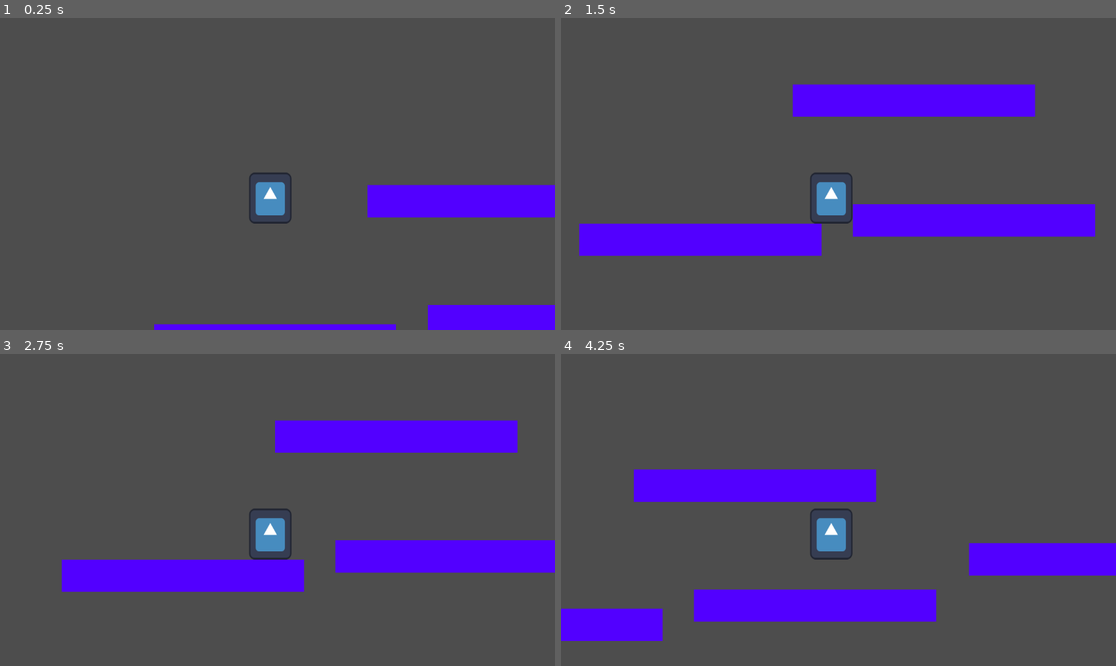
Above: before the commit, frames 1-4 (two rows, left to right).
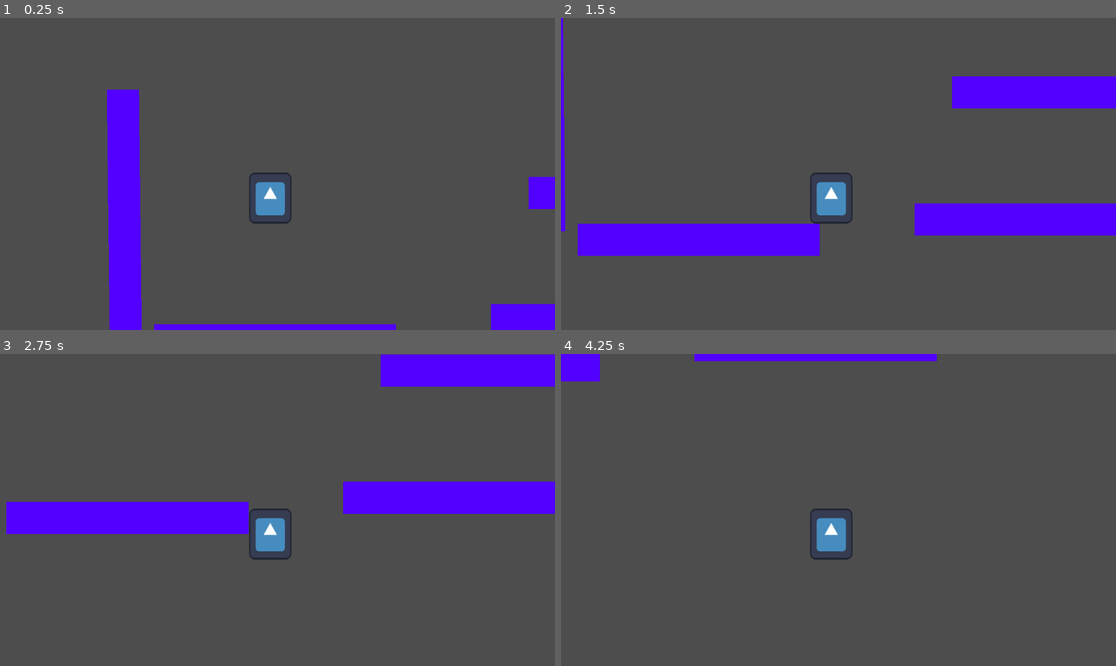
Above: after the commit, the same moments.

Repository: Ray46501/2D-Platformer-Game
Game: Godot game, scene res://scenes/world.tscn
Two runs of this game, one before a commit and one after it. Both use one fixed random seed, a clock stepped at 60 frames per second and the inputs below. The engine's default icon, where the game draws it, is replaced by a stand-in: a white triangle on a blue panel in a dark square.
Inputs:
- Up to frame 1 (0.25 s): no input
- Up to frame 2 (1.5 s): hold D (move_right) from 0.53 s (still down); tap S (smash) at 0.6, 1.35 s; tap Space (jump) at 0.77 s
- Up to frame 3 (2.75 s): tap Space (jump) at 1.52 s; release D (move_right) at 2.03 s; hold A (move_left) from 2.03 s (still down); tap S (smash) at 2.1 s
- Up to frame 4 (4.25 s): release A (move_left) at 2.78 s; hold D (move_right) from 2.78 s (still down); tap S (smash) at 2.85, 3.6 s; tap Space (jump) at 3.02, 3.77 s

The runs differ from the first frame. In frame 1, 8.8% of the frame differs, in the area x 19-100%, y 22-100%; in frame 2, 7.6%; in frame 3, 25%, in the area x 1-100%, y 0-77%; in frame 4, 16%.

Commit message:
Added Wallslide
Added Wallslide for Player

Diff:
--- a/scenes/world.tscn
+++ b/scenes/world.tscn
@@ -26,7 +26,7 @@
 shape = SubResource("RectangleShape2D_j4w5s")
 
 [node name="Platform2" type="StaticBody2D" parent="."]
-position = Vector2(1148, 542)
+position = Vector2(1279, 540)
 scale = Vector2(0.502955, 0.666588)
 
 [node name="MeshInstance2D" type="MeshInstance2D" parent="Platform2"]
@@ -38,7 +38,7 @@
 shape = SubResource("RectangleShape2D_j4w5s")
 
 [node name="Platform3" type="StaticBody2D" parent="."]
-position = Vector2(1719, 446)
+position = Vector2(2030, 479)
 scale = Vector2(0.502955, 0.666588)
 
 [node name="MeshInstance2D" type="MeshInstance2D" parent="Platform3"]
@@ -50,7 +50,7 @@
 shape = SubResource("RectangleShape2D_j4w5s")
 
 [node name="Platform4" type="StaticBody2D" parent="."]
-position = Vector2(1023, 293)
+position = Vector2(1357, 276)
 scale = Vector2(0.502955, 0.666588)
 
 [node name="MeshInstance2D" type="MeshInstance2D" parent="Platform4"]
@@ -60,3 +60,16 @@
 [node name="CollisionShape2D" type="CollisionShape2D" parent="Platform4"]
 position = Vector2(0, 0.5)
 shape = SubResource("RectangleShape2D_j4w5s")
+
+[node name="Platform5" type="StaticBody2D" parent="."]
+position = Vector2(267, 313)
+rotation = -1.58259
+scale = Vector2(0.502955, 0.666588)
+
+[node name="MeshInstance2D" type="MeshInstance2D" parent="Platform5"]
+modulate = Color(0.321569, 0, 1, 1)
+mesh = SubResource("QuadMesh_de3si")
+
+[node name="CollisionShape2D" type="CollisionShape2D" parent="Platform5"]
+position = Vector2(0, 0.5)
+shape = SubResource("RectangleShape2D_j4w5s")
--- a/scripts/player.gd
+++ b/scripts/player.gd
@@ -6,9 +6,11 @@
 @export var JUMP_VELOCITY = -400.0
 var gravity = ProjectSettings.get_setting("physics/2d/default_gravity")
 
-# Limiting Player Jumps
+# Limiting Player Jumps and Introducing Wall Slide/Stick
 var current_jumps = 0
 var max_jumps = 2
+const wall_slide_acceleration = 10
+const max_wall_slide_speed = 120
 
 func _physics_process(delta):
 	# Adds Gravity.
@@ -17,16 +19,22 @@
 		if velocity.y > 1000:
 			velocity.y = 1000
 
-	# Handles Player Movement
-	if is_on_floor():
+	# Handles Wall SLide and Double Jump
+	if is_on_floor() || is_on_wall():
 		current_jumps = 0
 
+	if is_on_wall() && (Input.is_action_just_pressed("move_right") || Input.is_action_just_pressed("move_left")):
+		if velocity.y >= 0:
+			velocity.y = min(velocity.y + wall_slide_acceleration, max_wall_slide_speed)
+
+	# Handles Player Movement
 	if Input.is_action_just_pressed("jump") && current_jumps < max_jumps:
 		velocity.y = JUMP_VELOCITY
 		current_jumps += 1
 
+
 	if Input.is_action_just_pressed("smash"):
-		velocity.y = -JUMP_VELOCITY	* 10
+		velocity.y = -JUMP_VELOCITY * 10
 
 	var direction = Input.get_axis("move_left", "move_right")
 	velocity.x = direction * SPEED
